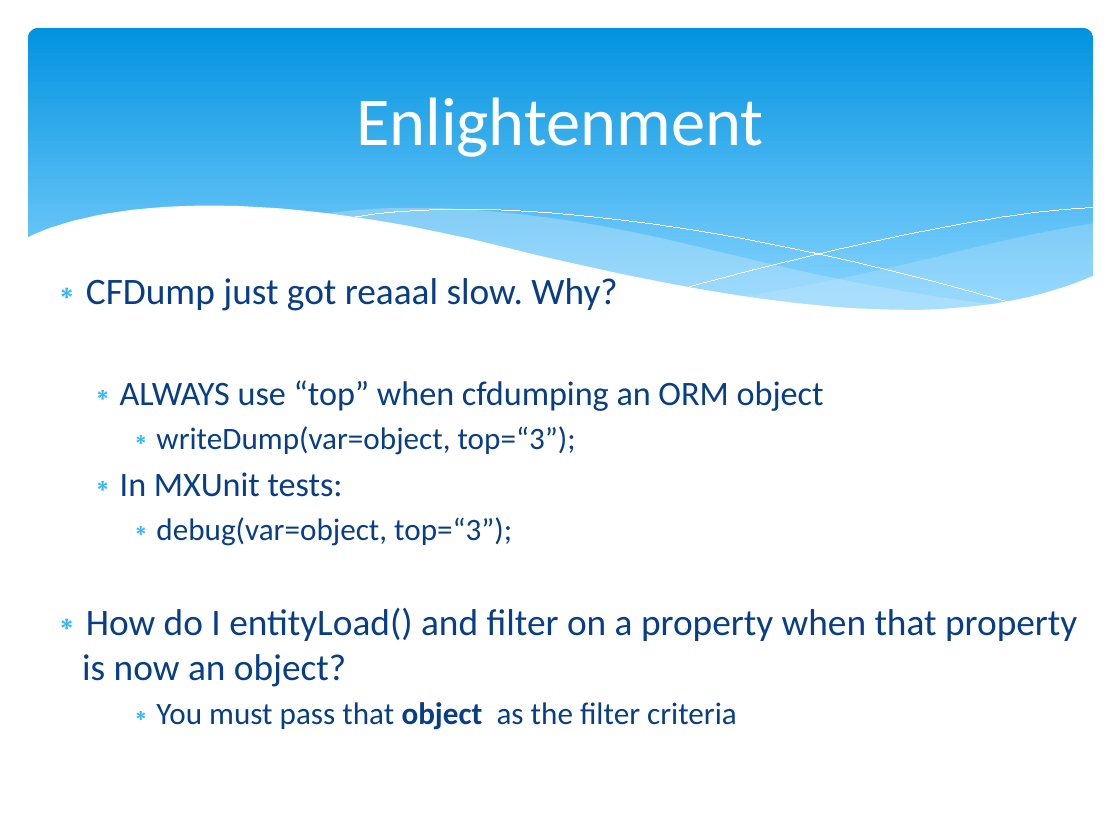
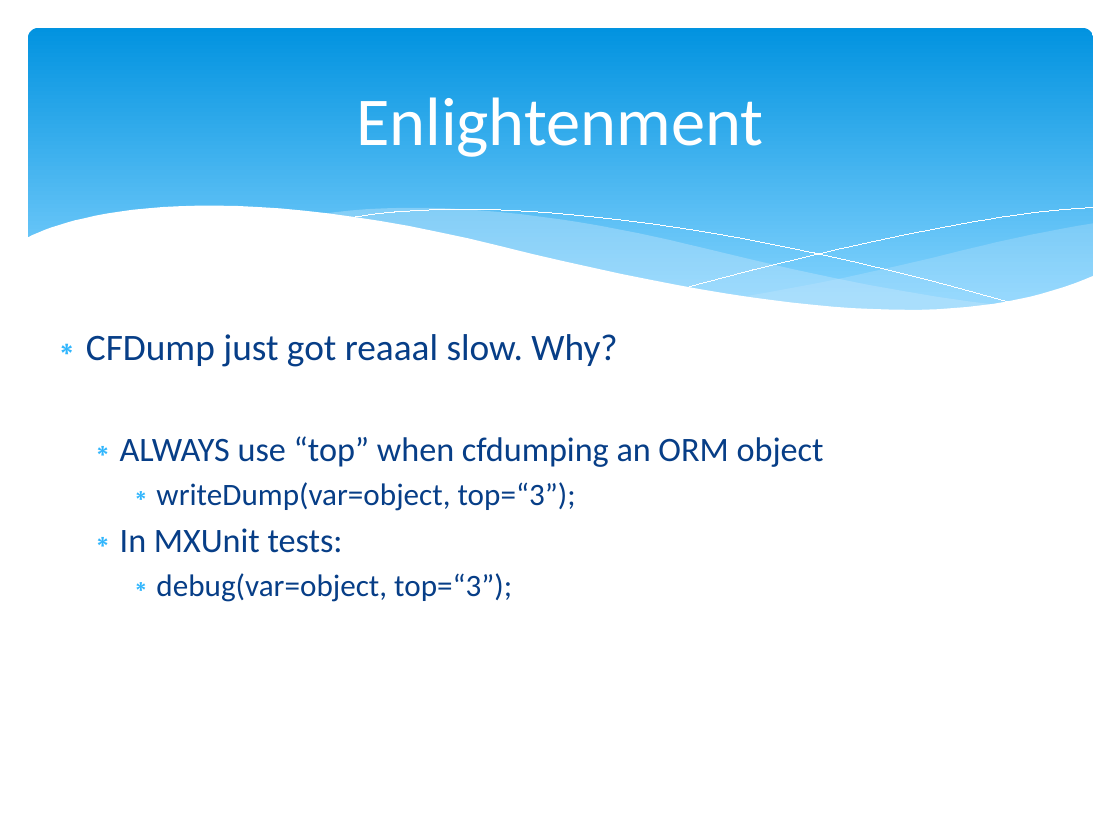
Before and after one commit to marcesher/mxunit-cfmeetups, a slide deck: slide 27 of CFObjective_ORMZen/preso/orm_zen.ppt.pptx. Drawn at 1120x840 pixels with LibreOffice and Linux fonts; fonts in the diff are those of the drawing. Boxes give left, top, right and bottom in pixels: in the first picture for what was removed or moved away, otherwise in the second. Text is boxed around its words. In the diff, an @@ line names an element or a change of style, - is before the commit and + after.

```diff
--- a/CFObjective_ORMZen/preso/orm_zen.ppt.pptx
+++ b/CFObjective_ORMZen/preso/orm_zen.ppt.pptx
@@ text "CFDump just got reaaal slow. ...": place and size @@
-text "CFDump just got reaaal slow. ..." at (82,278,1077,730)
+text "CFDump just got reaaal slow. ..." at (86,334,824,602)
@@ text at (82,608,1077,730): paragraphs removed @@
-∗ How do I entityLoad() and filter on a property when that property is now an object?
-    ∗ You must pass that object as the filter criteria
```
Also in this commit, not shown: 1 other slide changed.
